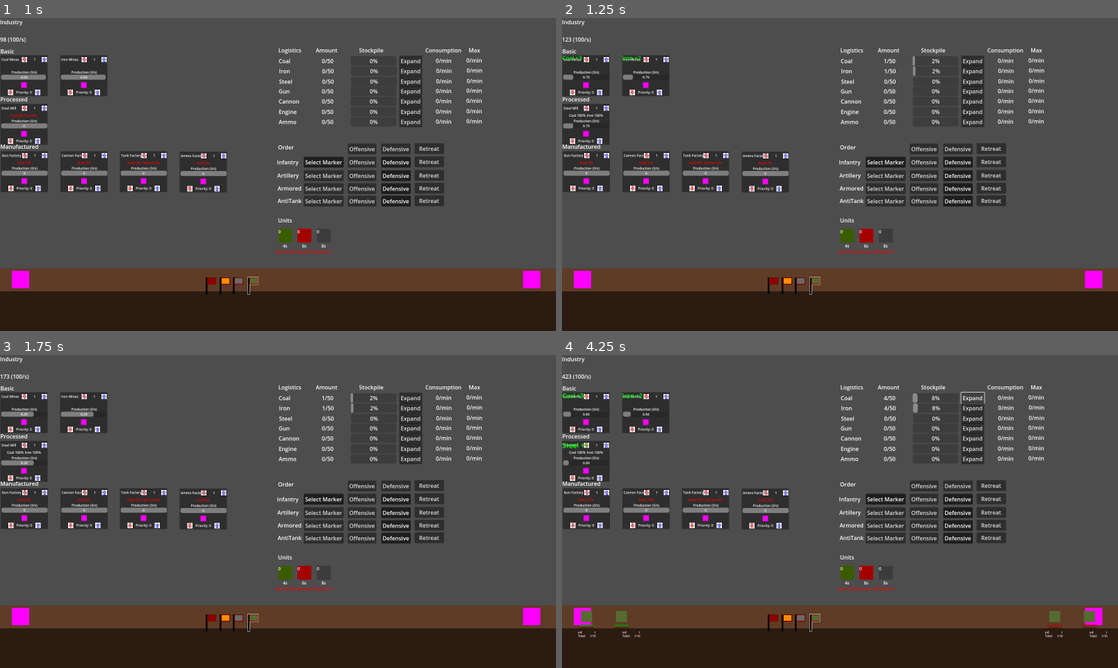
Above: before the commit, frames 1-4 (two rows, left to right).
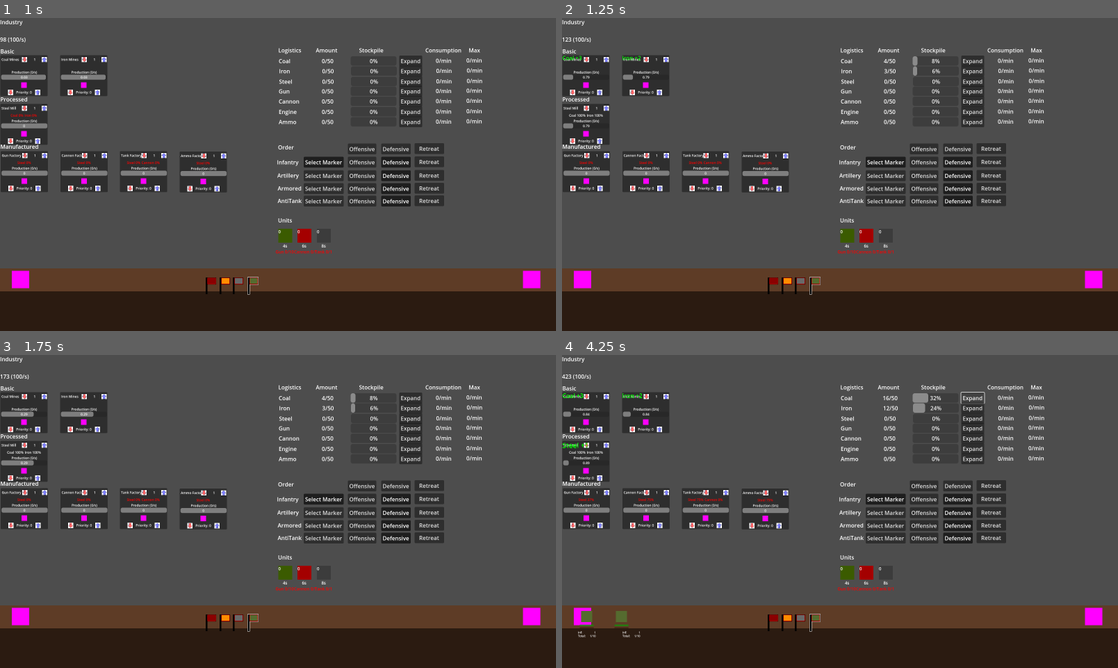
Above: after the commit, the same moments.

Repository: dwlee0802/AttritionWarfare
Game: Godot game, scene res://Scenes/game.tscn
The game is run twice, just before and just after one commit, with the same random seed, the same clock (stepped at 60 frames per second) and the same inputs.
Inputs (mouse positions are in pixels of both pictures, inside the frame that each line leads up to):
- Up to frame 1 (1 s): click (44, 58) at 0.52 s
- Up to frame 2 (1.25 s): no input
- Up to frame 3 (1.75 s): click (22, 395) at 1.27 s
- Up to frame 4 (4.25 s): click (600, 430) at 2.02 s; click (573, 430) at 2.77 s; click "Expand" at 3.5 s

Frame 1 is identical in both runs. In frame 2, less than 0.1% of the frame differs, in the area x 57-68%, y 12-19%; in frame 3, less than 0.1%; in frame 4, 0.4%, in the area x 57-99%, y 12-91%.

Commit message:
Refactored unit movement logic to be based on target location.

Diff:
--- a/Scenes/game.tscn
+++ b/Scenes/game.tscn
@@ -1040,6 +1040,94 @@
 [node name="ProductionTimer" type="Timer" parent="PlayerNation/Industry/Ammo Factory"]
 one_shot = true
 
+[node name="EnemyNation" type="Node" parent="." node_paths=PackedStringArray("hq")]
+script = ExtResource("4_kokw5")
+hq = NodePath("../World/EnemyHQ")
+
+[node name="Industry" type="Node" parent="EnemyNation"]
+
+[node name="Coal Mines" type="Node" parent="EnemyNation/Industry"]
+script = ExtResource("5_2rvh2")
+level = 1
+productionType = 0
+productionAmount = 3
+
+[node name="ProductionTimer" type="Timer" parent="EnemyNation/Industry/Coal Mines"]
+one_shot = true
+
+[node name="Iron Mines" type="Node" parent="EnemyNation/Industry"]
+script = ExtResource("5_2rvh2")
+level = 1
+productionType = 1
+productionAmount = 2
+
+[node name="ProductionTimer" type="Timer" parent="EnemyNation/Industry/Iron Mines"]
+one_shot = true
+
+[node name="Steel Mill" type="Node" parent="EnemyNation/Industry"]
+script = ExtResource("5_2rvh2")
+level = 1
+industrySector = 1
+productionType = 2
+productionAmount = 1
+ingredientType0 = 0
+ingredientType0_Amount = 2
+ingredientType1 = 1
+ingredientType1_Amount = 1
+
+[node name="ProductionTimer" type="Timer" parent="EnemyNation/Industry/Steel Mill"]
+one_shot = true
+
+[node name="Gun Factory" type="Node" parent="EnemyNation/Industry"]
+script = ExtResource("5_2rvh2")
+level = 1
+industrySector = 2
+productionType = 3
+productionAmount = 10
+ingredientType0 = 2
+ingredientType0_Amount = 2
+
+[node name="ProductionTimer" type="Timer" parent="EnemyNation/Industry/Gun Factory"]
+one_shot = true
+
+[node name="Cannon Factory" type="Node" parent="EnemyNation/Industry"]
+script = ExtResource("5_2rvh2")
+level = 1
+industrySector = 2
+productionType = 4
+productionAmount = 1
+ingredientType0 = 2
+ingredientType0_Amount = 1
+
+[node name="ProductionTimer" type="Timer" parent="EnemyNation/Industry/Cannon Factory"]
+one_shot = true
+
+[node name="Tank Factory" type="Node" parent="EnemyNation/Industry"]
+script = ExtResource("5_2rvh2")
+level = 1
+industrySector = 2
+productionType = 5
+productionAmount = 1
+ingredientType0 = 2
+ingredientType0_Amount = 1
+ingredientType1 = 4
+ingredientType1_Amount = 1
+
+[node name="ProductionTimer" type="Timer" parent="EnemyNation/Industry/Tank Factory"]
+one_shot = true
+
+[node name="Ammo Factory" type="Node" parent="EnemyNation/Industry"]
+script = ExtResource("5_2rvh2")
+level = 1
+industrySector = 2
+productionType = 6
+productionAmount = 10
+ingredientType0 = 2
+ingredientType0_Amount = 1
+
+[node name="ProductionTimer" type="Timer" parent="EnemyNation/Industry/Ammo Factory"]
+one_shot = true
+
 [node name="World" type="Control" parent="."]
 layout_mode = 1
 anchors_preset = 15
@@ -1078,7 +1166,6 @@
 collision_mask = 0
 script = ExtResource("5_ajpi1")
 isPlayerHQ = false
-autoSpawn = true
 
 [node name="CollisionShape2D" type="CollisionShape2D" parent="World/EnemyHQ"]
 shape = SubResource("RectangleShape2D_4wbwj")
--- a/Scripts/Unit.gd
+++ b/Scripts/Unit.gd
@@ -32,11 +32,16 @@
 var maxEntrenchment: float = 25
 @onready var entrenchmentBar: ProgressBar = $EntrenchmentBar
 
+# movement related variables
+var target_position: float
+static var POSITION_ERROR = 5
+
 
 func _ready():
 	attackArea.get_node("CollisionShape2D").shape.size = Vector2(attackRange, 20)
 	SetPlayerUnit(isPlayerUnit)
 	hitPointBar.max_value = hitPoints
+	target_position = global_position.x
 
 
 func _process(delta):
@@ -82,30 +87,19 @@
 		if attackTimer.is_stopped():
 			attackTimer.start(1/ attackSpeed)
 	else:
+		# stop attack timer
 		if !attackTimer.is_stopped():
 			attackTimer.stop()
 
-		velocity = Vector2.RIGHT * speed
-		if !isPlayerUnit:
-			velocity *= -1
+		UpdateTargetPosition()
+
+		if UpdateVelocity():
+			print(target_position)
+			ChangeEntrenchment(delta)
 		else:
-			# garrison at command marker
-			if OrderTab.orderDict[unitData.unitType] == Enums.OrderType.Defensive:
-				# if in front of marker, go back
-				if global_position.x >= CommandMarker.locationDict[unitData.unitType]:
-					velocity *= -1
-				elif abs(global_position.x - CommandMarker.locationDict[unitData.unitType]) < 1:
-					ChangeEntrenchment(delta)
-					return
-			# go back regardless of marker positionf
-			if OrderTab.orderDict[unitData.unitType] == Enums.OrderType.Retreat:
-				if global_position.x > Game.playerNation.hq.global_position.x:
-					velocity *= -1
-				else:
-					return
+			ChangeEntrenchment(-delta)
 
 		move_and_slide()
-		ChangeEntrenchment(-delta)
 
 
 func FindClosest(units):
@@ -213,3 +207,32 @@
 
 func GetHPRatio() -> float:
 	return hitPoints / unitData.hitPoints
+
+
+func UpdateTargetPosition():
+	if isPlayerUnit:
+		if OrderTab.orderDict[unitData.unitType] == Enums.OrderType.Retreat:
+			target_position = Game.playerNation.hq.global_position.x
+
+		if OrderTab.orderDict[unitData.unitType] == Enums.OrderType.Offensive:
+			target_position = Game.enemyNation.hq.global_position.x
+
+		if OrderTab.orderDict[unitData.unitType] == Enums.OrderType.Defensive:
+			target_position = CommandMarker.locationDict[unitData.unitType]
+	else:
+		target_position = Game.playerNation.hq.global_position.x
+
+
+# returns true if at target position and vice versa
+func UpdateVelocity() -> bool:
+	if abs(target_position - global_position.x) < POSITION_ERROR:
+		velocity = Vector2.ZERO
+		return true
+	else:
+		if target_position > global_position.x:
+			velocity = Vector2.RIGHT
+		else:
+			velocity = Vector2.LEFT
+
+	velocity *= speed
+	return false
--- a/Scripts/game.gd
+++ b/Scripts/game.gd
@@ -2,6 +2,7 @@
 class_name Game
 
 static var playerNation: Nation
+static var enemyNation: Nation
 
 static var deathEffect = preload("res://Scenes/death_effect.tscn")
 
@@ -13,6 +14,7 @@
 # Called when the node enters the scene tree for the first time.
 func _ready():
 	self.playerNation = $PlayerNation
+	self.enemyNation = $EnemyNation
 	self.gameInstance = self
 
 
